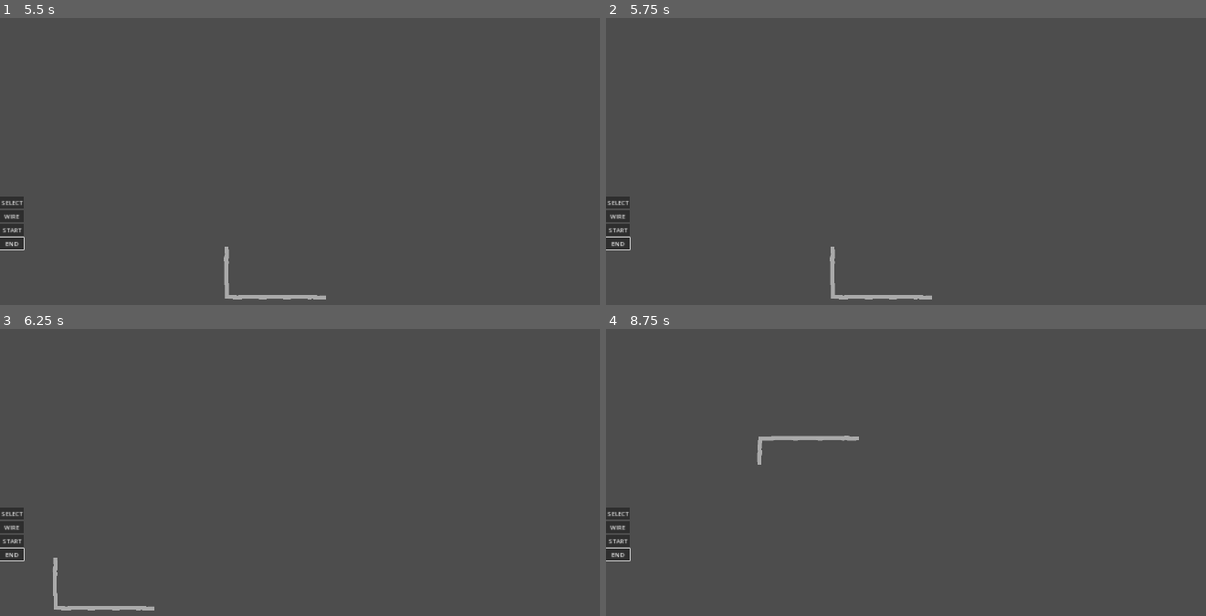
Above: before the commit, frames 1-4 (two rows, left to right).
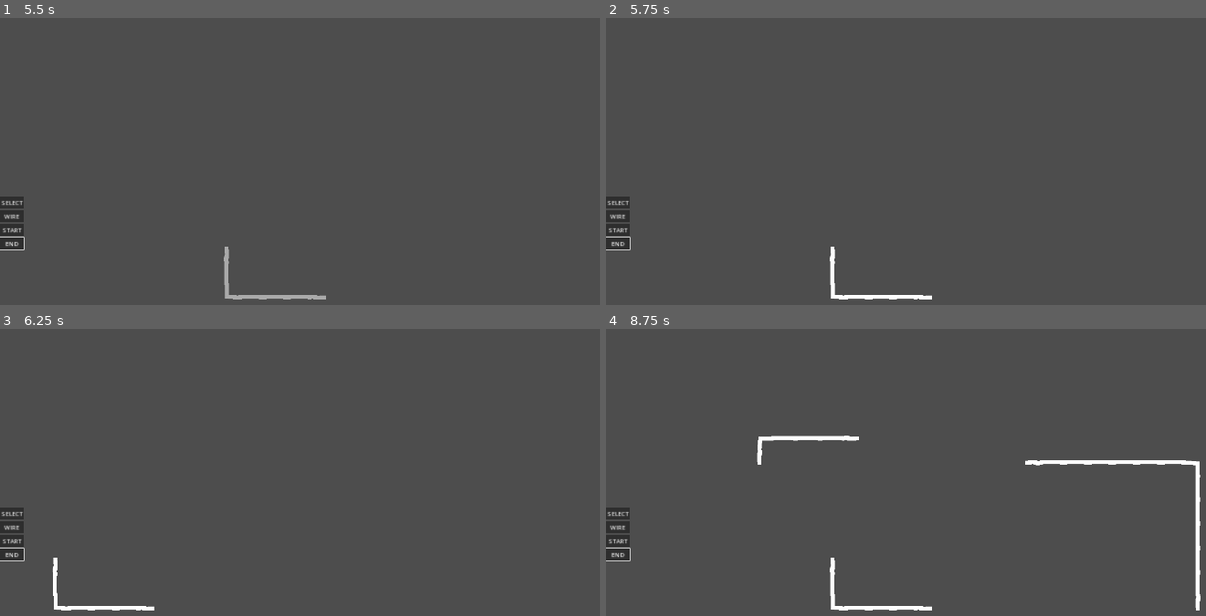
Above: after the commit, the same moments.

Repository: Aisudoragon/logic-gates
Game: Godot game, scene res://scenes/levels/playground/playground.tscn
The game is run twice, just before and just after one commit, with the same random seed, the same clock (stepped at 60 frames per second) and the same inputs. The engine's default icon, where the game draws it, is replaced by a stand-in: a white triangle on a blue panel in a dark square.
Inputs (mouse positions are in pixels of both pictures, inside the frame that each line leads up to):
- Up to frame 1 (5.5 s): click "START" at 0.5 s; click "START" at 1.25 s; click "SELECT" at 2 s; click "WIRE" at 2.75 s; click "END" at 3.5 s; tap Enter at 4.25 s; move the mouse to (528, 201) at 4.27 s; hold D (move_right) 4.28-5 s; hold Right mouse button (destroy) 4.28-5 s; click (528, 201) at 4.55 s; tap Space at 5 s; drag from (222, 244) to (330, 304) at 5.02 s
- Up to frame 2 (5.75 s): no input
- Up to frame 3 (6.25 s): move the mouse to (438, 443) at 5.77 s; hold D (move_right) from 5.78 s (still down); hold Right mouse button (destroy) from 5.78 s (still down); click (438, 443) at 6.05 s
- Up to frame 4 (8.75 s): release D (move_right) at 6.5 s; release Right mouse button (destroy) at 6.5 s; drag from (936, 615) to (750, 472) at 6.52 s; tap Enter at 7.25 s; move the mouse to (1188, 595) at 7.27 s; hold A (move_left) 7.28-8 s; hold R (rotate) 7.28-8 s; click (1188, 595) at 7.55 s; drag from (750, 472) to (864, 432) at 8.02 s

Frame 1 is identical in both runs. In frame 2, 0.4% of the frame differs, in the area x 37-55%, y 79-99%; in frame 3, 0.3%; in frame 4, 1.5%, in the area x 25-100%, y 37-99%.
Error in both runs: Out of bounds get index '-1' (on base: 'Array[Vector2i]') (res://scenes/levels/playground/wire_logic.gd:21)

Commit message:
Added ability to remove wire

Diff:
--- a/scenes/levels/playground/playground.gd
+++ b/scenes/levels/playground/playground.gd
@@ -2,14 +2,8 @@
 
 @export var wire_layers: Array[WireLogic]
 var active_layer: WireLogic
-#var previous_tile: Vector2i
 var order_queue: Array[Callable]
-#@onready var logic_layer: TileMapLayer = $LogicLayer
-#@onready var wire_layer: TileMapLayer = $WireLayer
-#@onready var logic_layer_2: TileMapLayer = $LogicLayer2
-#@onready var wire_layer_2: TileMapLayer = $WireLayer2
 @onready var gate_layer: TileMapLayer = $GateLayer
-#@onready var highlight_layer: TileMapLayer = $HighlightLayer
 
 
 func _ready() -> void:
@@ -31,10 +25,14 @@
 		active_layer.highlight_wire(mouse_position)
 	if event.is_action_released(&"place"):
 		active_layer.draw_wire()
+	if event.is_action_pressed(&"destroy"):
+		active_layer.delete_wire(mouse_position)
 
 	if event is InputEventMouseMotion:
 		if Input.is_action_pressed(&"place"):
 			active_layer.highlight_wire(mouse_position)
+		if Input.is_action_pressed(&"destroy"):
+			active_layer.delete_wire(mouse_position)
 
 
 	#if event.is_action_pressed(&"place"):
@@ -137,16 +135,6 @@
 		#gate_layer.set_cell(mouse_position + Vector2i.DOWN + Vector2i.RIGHT, source, Vector2i(2, 2), 0)
 
 
-#func copy_highlight_into_layer(wire: TileMapLayer) -> void:
-	#var all_tiles: Array[Vector2i] = highlight_layer.get_used_cells()
-#
-	#for coordinates in all_tiles:
-		#var atlas_coords: Vector2i = highlight_layer.get_cell_atlas_coords(coordinates)
-		#var alternative: int = highlight_layer.get_cell_alternative_tile(coordinates)
-#
-		#wire.set_cell(coordinates, 0, atlas_coords, alternative)
-#
-#
 #func toogle_start_gates() -> void:
 	#var gates: Array[Vector2i] = gate_layer.get_used_cells_by_id(0, Vector2i(0, 0))
 	#for gate_pos in gates:
--- a/scenes/levels/playground/wire_logic.gd
+++ b/scenes/levels/playground/wire_logic.gd
@@ -52,18 +52,18 @@
 	if direction.x:
 		for variable_position in range(starting_position.x, ending_position.x + direction.x, direction.x):
 			if variable_position != starting_position.x:
-				update_wire_tile(Vector2i(variable_position, starting_position.y), -direction)
+				update_wire_tile(Vector2i(variable_position, starting_position.y), -direction, true)
 			if variable_position != ending_position.x:
-				update_wire_tile(Vector2i(variable_position, starting_position.y), direction)
+				update_wire_tile(Vector2i(variable_position, starting_position.y), direction, true)
 	else:
 		for variable_position in range(starting_position.y, ending_position.y + direction.y, direction.y):
 			if variable_position != starting_position.y:
-				update_wire_tile(Vector2i(starting_position.x, variable_position), -direction)
+				update_wire_tile(Vector2i(starting_position.x, variable_position), -direction, true)
 			if variable_position != ending_position.y:
-				update_wire_tile(Vector2i(starting_position.x, variable_position), direction)
+				update_wire_tile(Vector2i(starting_position.x, variable_position), direction, true)
 
 
-func update_wire_tile(tile_position: Vector2i, new_direction: Vector2i) -> void:
+func update_wire_tile(tile_position: Vector2i, new_direction: Vector2i, add: bool) -> void:
 	var right_direction: bool = false
 	var down_direction: bool = false
 	var left_direction: bool = false
@@ -91,13 +91,13 @@
 			up_direction = true
 
 	if new_direction == Vector2i.RIGHT:
-		right_direction = true
+		right_direction = add
 	elif new_direction == Vector2i.DOWN:
-		down_direction = true
+		down_direction = add
 	elif new_direction == Vector2i.LEFT:
-		left_direction = true
+		left_direction = add
 	elif new_direction == Vector2i.UP:
-		up_direction = true
+		up_direction = add
 
 	if right_direction:
 		if down_direction:
@@ -159,8 +159,29 @@
 		# top
 		highlight_layer.set_cell(tile_position, 0, Vector2i(0, 0), 2)
 		return
-	highlight_layer.set_cell(tile_position, 0, Vector2i(5, 0), 0)
+	#highlight_layer.set_cell(tile_position, 0, Vector2i(5, 0), 0)
+	highlight_layer.set_cell(tile_position, -1)
 
 
 func draw_wire() -> void:
+	var all_tiles: Array[Vector2i] = highlight_layer.get_used_cells()
+
+	for coordinates in all_tiles:
+		var atlas_coords: Vector2i = highlight_layer.get_cell_atlas_coords(coordinates)
+		var alternative: int = highlight_layer.get_cell_alternative_tile(coordinates)
+
+		wire_layer.set_cell(coordinates, 0, atlas_coords, alternative)
+
 	buffer_position.clear()
+	highlight_layer.clear()
+
+
+func delete_wire(delete_position: Vector2i) -> void:
+	wire_layer.set_cell(delete_position, -1)
+
+	for neighbor in wire_layer.get_surrounding_cells(delete_position):
+		var direction: Vector2i = delete_position - neighbor
+
+		update_wire_tile(neighbor, direction, false)
+
+	draw_wire()
